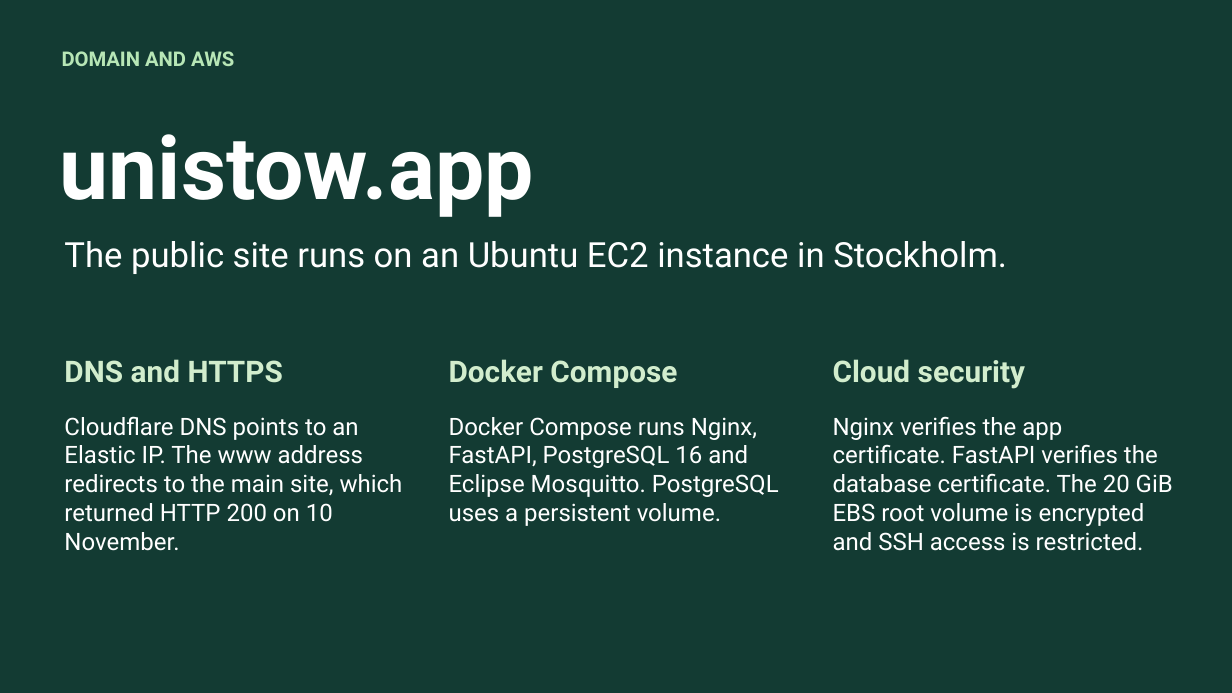
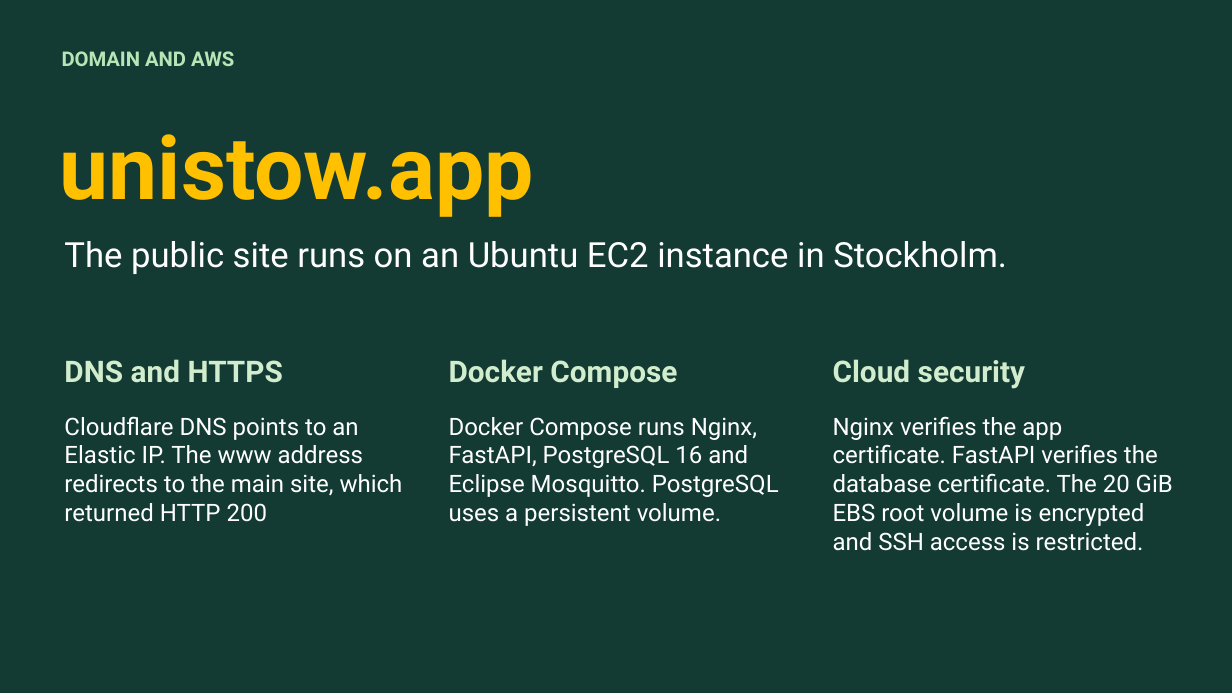
Before and after one commit to nikitsya/UniStow, a slide deck: slide 6 of docs/presentations/UniStow-Progress-Review-2026-11-11.pptx. Drawn at 1232x693 pixels with LibreOffice and Linux fonts; fonts in the diff are those of the drawing. Boxes give left, top, right and bottom in pixels: in the first picture for what was removed or moved away, otherwise in the second. Text is boxed around its words. In the diff, an @@ line names an element or a change of style, - is before the commit and + after.

```diff
--- a/docs/presentations/UniStow-Progress-Review-2026-11-11.pptx
+++ b/docs/presentations/UniStow-Progress-Review-2026-11-11.pptx
@@ text "unistow.app" at (x1=60, y1=134, x2=534, y2=217): text colour #FFFFFF to #FFC000 @@
@@ text at (x1=64, y1=416, x2=403, y2=522): text changed @@
-Cloudflare DNS points to an Elastic IP. The www address redirects to the main site, which returned HTTP 200 on 10 November.
+Cloudflare DNS points to an Elastic IP. The www address redirects to the main site, which returned HTTP 200
```
Also in this commit, not shown: 9 other slides changed.
